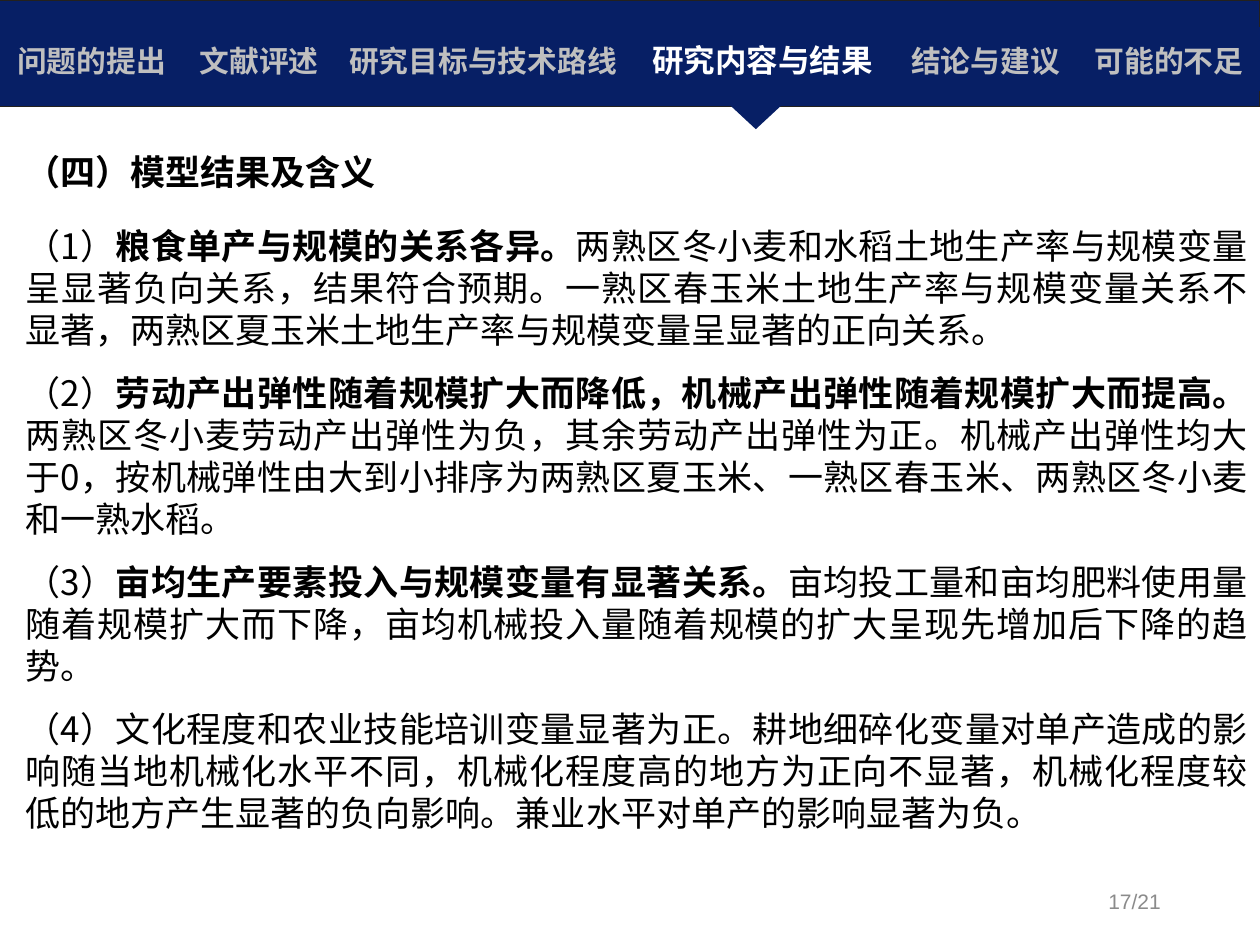
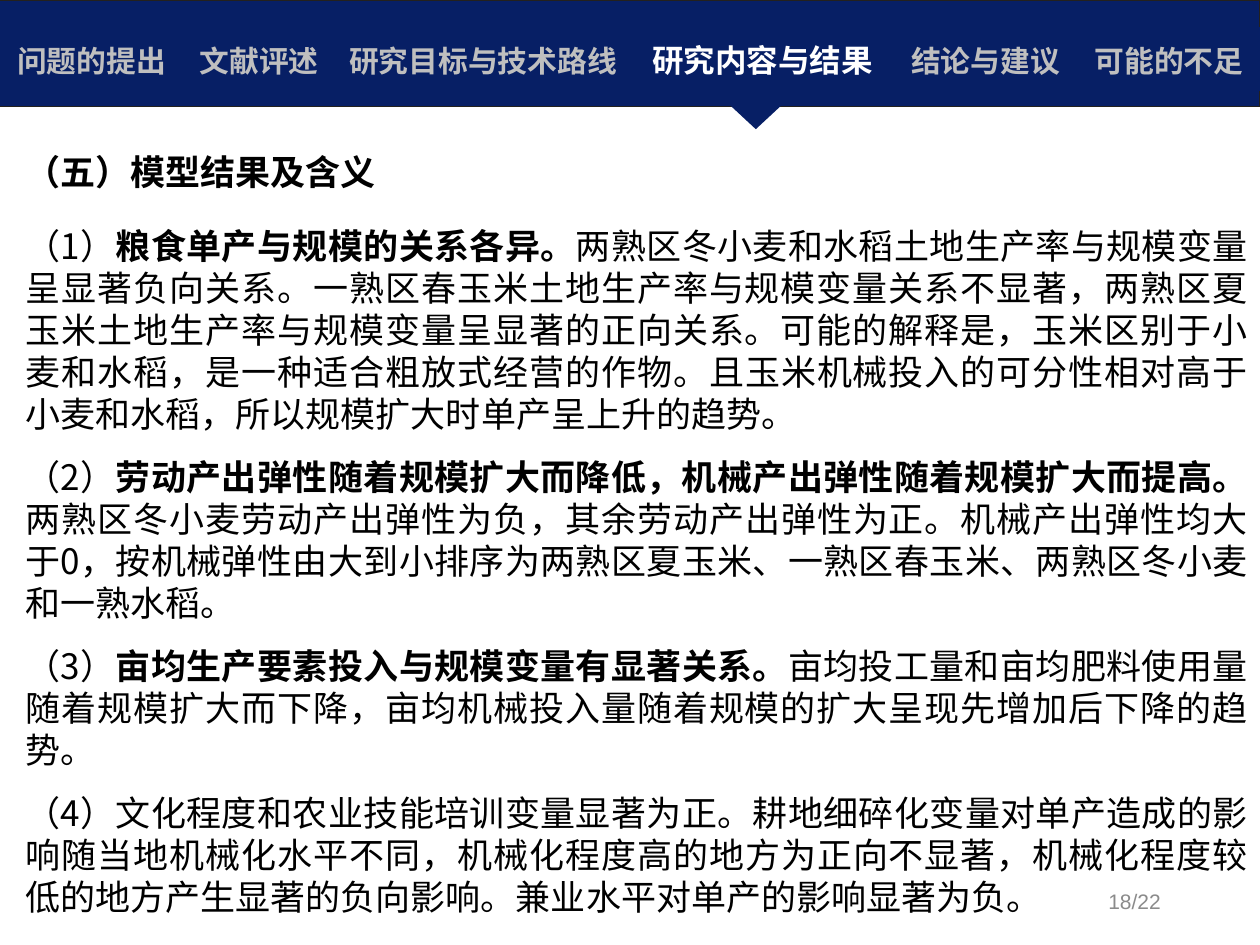
Before and after one commit to Iris0428/IR.Paper, a slide deck: slide 27 of 论文写作/毕业论文修改/S5+10+我国粮食生产率与农地经营规模关系的实证研究.pptx (slide 26 before the commit). Drawn at 1260x945 pixels with LibreOffice and Linux fonts; fonts in the diff are those of the drawing; background and template pictures are left out. Boxes give left, top, right and bottom in pixels: in the first picture for what was removed or moved away, otherwise in the second. Text is boxed around its words. In the diff, an @@ line names an element or a change of style, - is before the commit and + after.

```diff
--- a/论文写作/毕业论文修改/S5+10+我国粮食生产率与农地经营规模关系的实证研究.pptx
+++ b/论文写作/毕业论文修改/S5+10+我国粮食生产率与农地经营规模关系的实证研究.pptx
@@ text at bbox=[25, 155, 1247, 431]: text changed @@
-（四）模型结果及含义
-（1）粮食单产与规模的关系各异。两熟区冬小麦和水稻土地生产率与规模变量呈显著负向关系，结果符合预期。一熟区春玉米土地生产率与规模变量关系不显著，两熟区夏玉米土地生产率与规模变量呈显著的正向关系。
+（五）模型结果及含义
+（1）粮食单产与规模的关系各异。两熟区冬小麦和水稻土地生产率与规模变量呈显著负向关系。一熟区春玉米土地生产率与规模变量关系不显著，两熟区夏玉米土地生产率与规模变量呈显著的正向关系。可能的解释是，玉米区别于小麦和水稻，是一种适合粗放式经营的作物。且玉米机械投入的可分性相对高于小麦和水稻，所以规模扩大时单产呈上升的趋势。
@@ text at bbox=[1108, 894, 1160, 909]: text changed @@
-17/21
+18/22
```
Also in this commit, not shown: 21 other slides changed, 21 other files.
